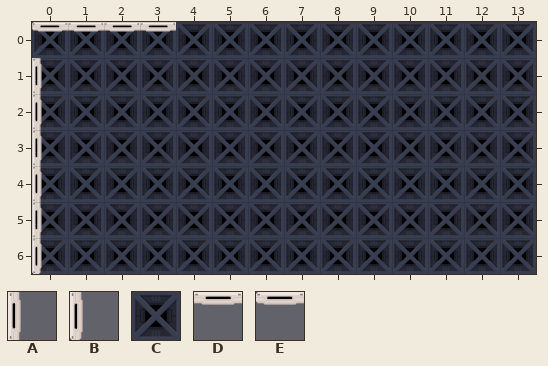
Two states of a Tiled map, NuclearBall/data/level1.tmx. That is the earlier state.
Cells are 256x256 px. Shown: x 0..13, y 0..6. The old version is drawn lined up with the new one.
Key: from "Tiles": A 14, B 15, C 23, D 35, E 36.
_ is an empty cell.
Layer "Fondo" before, first column x 0:
0 CCCCCCCCCCCCCC
1 CCCCCCCCCCCCCC
2 CCCCCCCCCCCCCC
3 CCCCCCCCCCCCCC
4 CCCCCCCCCCCCCC
5 CCCCCCCCCCCCCC
6 CCCCCCCCCCCCCC
Layer "Colisiones" before, first column x 0:
0 EDDD__________
1 A_____________
2 A_____________
3 A_____________
4 A_____________
5 A_____________
6 B_____________
After:
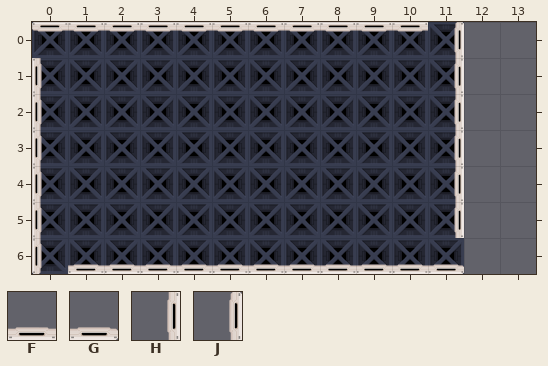
Further tiles: from "Tiles": F 9, G 10, H 16, J 17.
From old to new:
map size 14x7 -> 12x7 cells
Layer "Fondo":
The edit erases tile C in rows 0 to 6 at x 12 to 13.
Layer "Colisiones":
Tile D is added in row 0 at x 4 to 10.
Tile F is added in row 6 at x 1 to 10.
Tile G is added in row 6 at x 11.
Tile H is added in rows 1 to 5 at x 11.
Tile J is added in row 0 at x 11.
